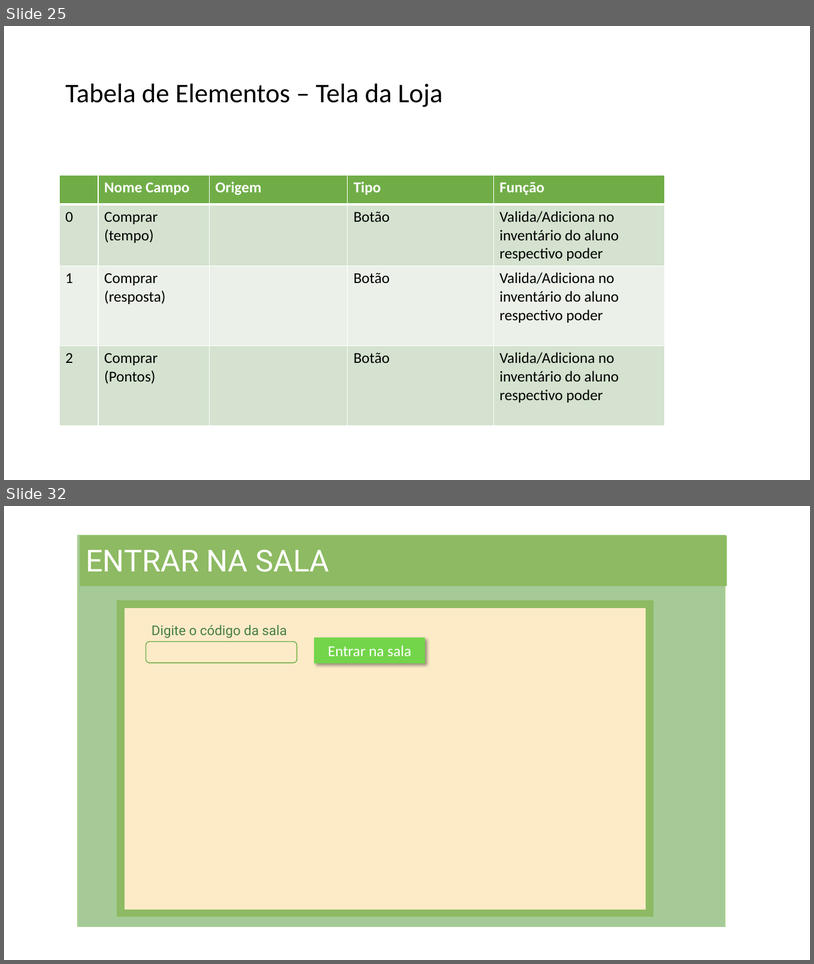
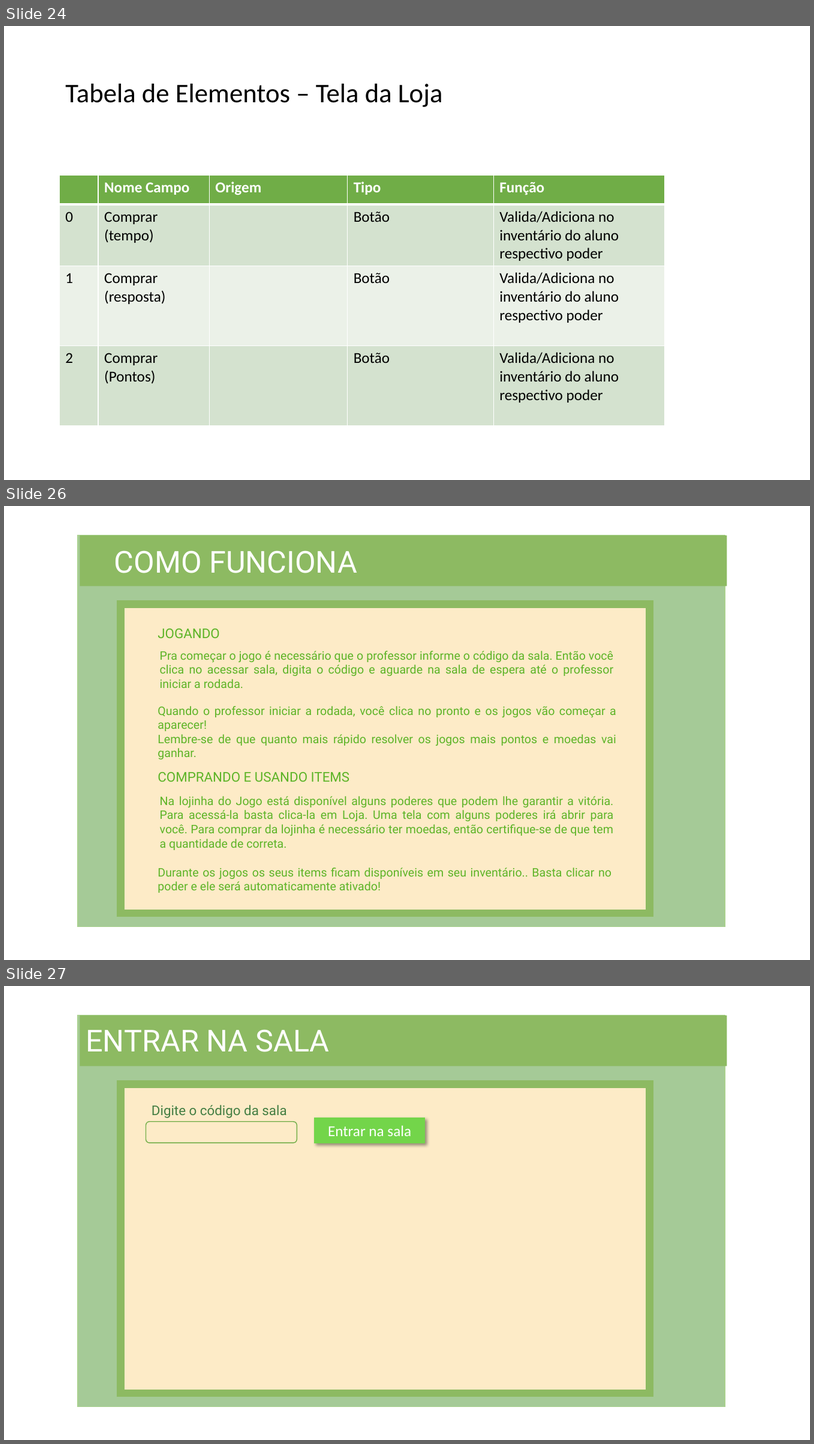
Before and after one commit to NathanReis/FTT-Recicla, a slide deck: DocumentacaoProjeto/Protótipo_Visual.pptx. Shown one above the other, each under a label of ours: slides 25 and 32 before the commit, slides 24, 26 and 27 after it; the slides between them are not shown. The pictures are 814x964 and 814x1444 pixels, drawn with LibreOffice and Linux fonts; fonts in the diff are those of the drawing. Boxes give left, top, right and bottom in pixels: in the first picture for what was removed or moved away, otherwise in the second. Text is boxed around its words. In the diff, an @@ line names an element or a change of style, - is before the commit and + after.

```diff
--- a/DocumentacaoProjeto/Protótipo_Visual.pptx
+++ b/DocumentacaoProjeto/Protótipo_Visual.pptx
@@ slide 26 added at [4,506,810,960], background #FFFFFF @@
@@ rectangle added at [78,535,725,927], fill #A5CA97, outline #A9D18E 1 pt @@
@@ rectangle added at [80,535,727,586], fill #8DBA62 @@
@@ text added at [114,550,357,573], 36 pt, text #FFFFFF @@
+COMO FUNCIONA
@@ rectangle added at [117,600,653,916], fill #8DBA62, outline #8DBA62 1 pt @@
@@ rounded rectangle added at [125,607,647,910], fill #FDEBC7, outline #8DBA62 1 pt @@
@@ text added at [158,628,219,638], 16 pt, text #5DB427 @@
+JOGANDO
@@ text added at [160,651,614,688], 14 pt, text #5DB427 @@
+Pra começar o jogo é necessário que o professor informe o código da sala. Então você clica no acessar sala, digita o código e aguarde na sala de espera até o professor iniciar a rodada.
@@ text added at [158,706,617,759], 14 pt, text #5DB427 @@
+Quando o professor iniciar a rodada, você clica no pronto e os jogos vão começar a aparecer!
+Lembre-se de que quanto mais rápido resolver os jogos mais pontos e moedas vai ganhar.
@@ text added at [158,772,350,781], 16 pt, text #5DB427 @@
+COMPRANDO E USANDO ITEMS
@@ text added at [160,796,614,850], 14 pt, text #5DB427 @@
+Na lojinha do Jogo está disponível alguns poderes que podem lhe garantir a vitória. Para acessá-la basta clica-la em Loja. Uma tela com alguns poderes irá abrir para você. Para comprar da lojinha é necessário ter moedas, então certifique-se de que tem a quantidade de correta.
@@ text added at [158,867,612,892], 14 pt, text #5DB427 @@
+Durante os jogos os seus items ficam disponíveis em seu inventário.. Basta clicar no poder e ele será automaticamente ativado!
@@ what was slide 25 is now slide 24 @@
@@ what was slide 32 is now slide 27 @@
```
Also in this commit, not shown: 5 slides changed, 2 other slides added, 3 slides removed.
